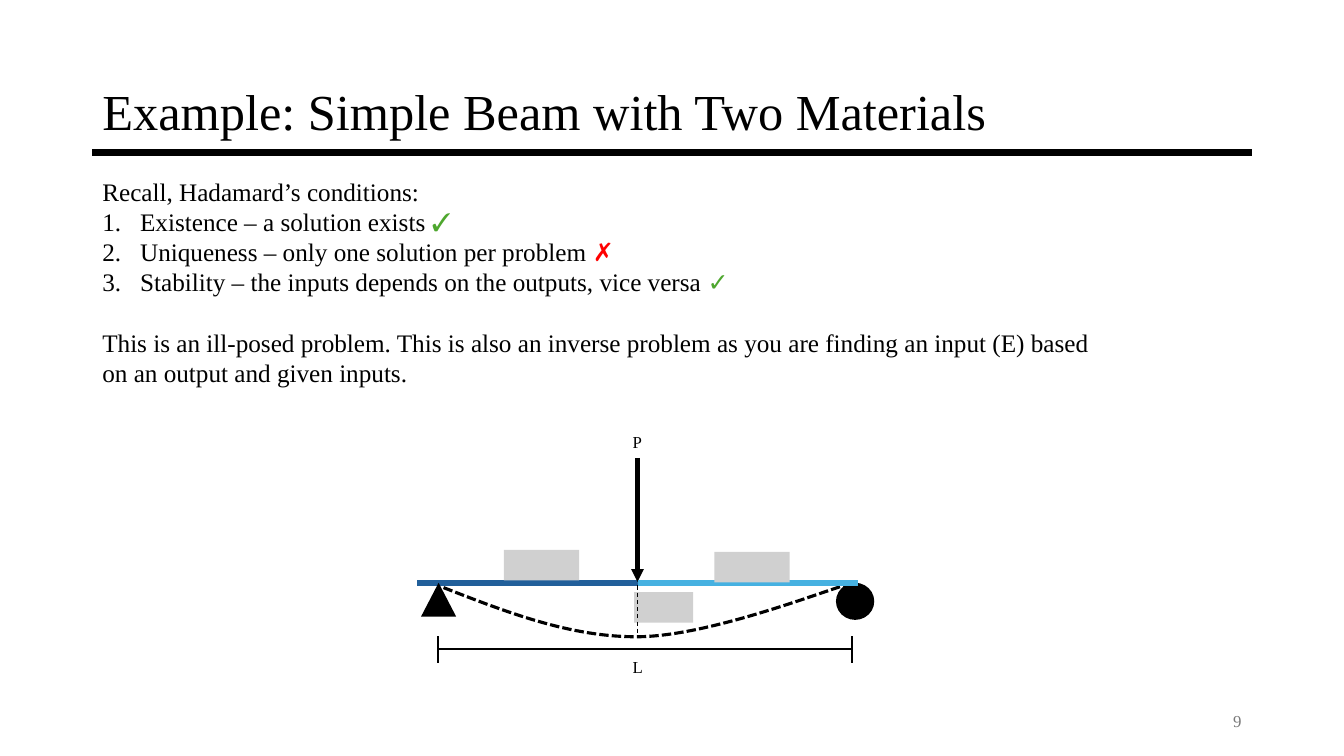
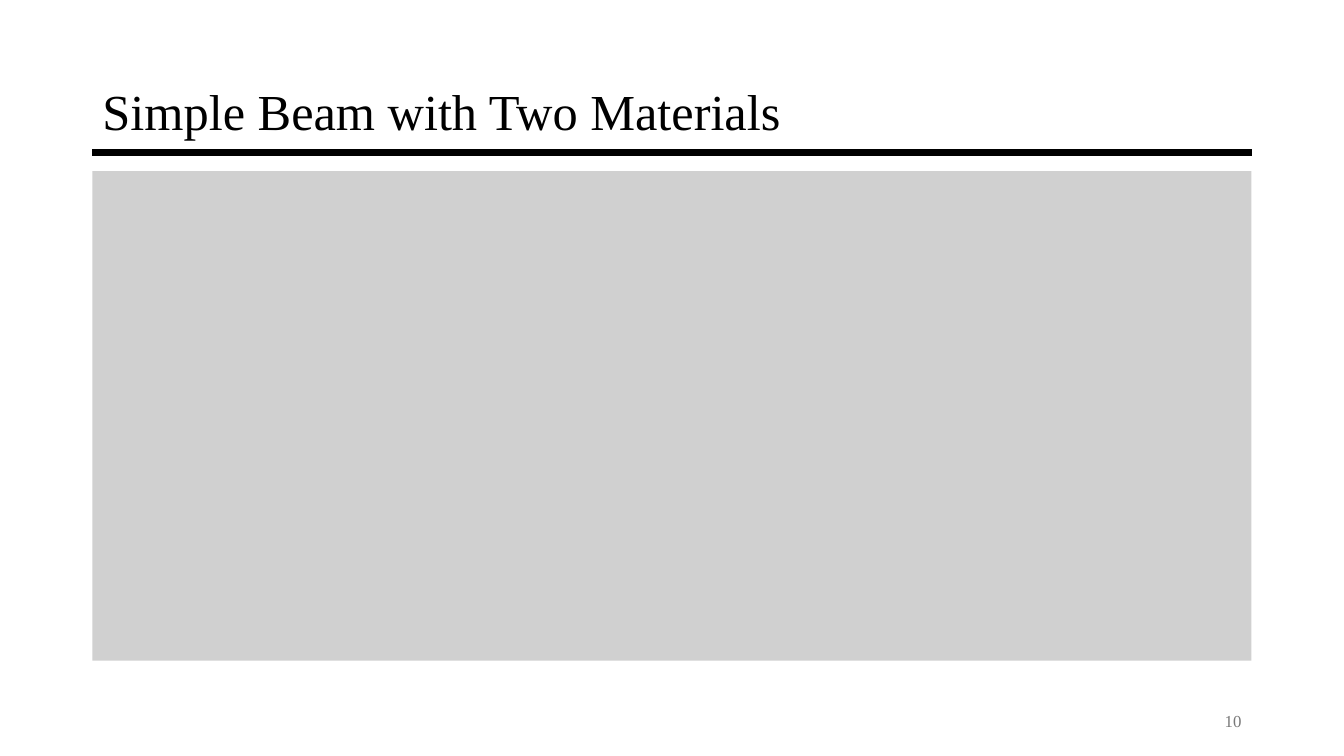
Before and after one commit to jyarch/inverse-mechanics-course, a slide deck: slide 10 of 0-Introduction/0-Introduction.pptx (slide 9 before the commit). Drawn at 1344x756 pixels with LibreOffice and Linux fonts; fonts in the diff are those of the drawing; grey boxes stand for pictures. Boxes give left, top, right and bottom in pixels: in the first picture for what was removed or moved away, otherwise in the second. Text is boxed around its words. In the diff, an @@ line names an element or a change of style, - is before the commit and + after.

Commit message:
Update 0-Introduction.pptx
Update definitions and examples for clarity and conciseness

```diff
--- a/0-Introduction/0-Introduction.pptx
+++ b/0-Introduction/0-Introduction.pptx
@@ title at [102, 95, 780, 141]: text changed @@
-Example: Simple Beam with Two Materials
+Simple Beam with Two Materials
@@ picture added at [93, 171, 1252, 661] @@
@@ text removed at [102, 183, 1088, 388] @@
-Recall, Hadamard’s conditions:
-1. Existence – a solution exists ✓
-2. Uniqueness – only one solution per problem ✗
-3. Stability – the inputs depends on the outputs, vice versa ✓
-This is an ill-posed problem. This is also an inverse problem as you are finding an input (E) based on an output and given inputs.
@@ picture added at [1052, 500, 1199, 530] @@
@@ group removed at [417, 437, 874, 673]: 6 lines, 3 pictures, 2 texts, 1 ellipse, 1 triangle, 1 arrow, 1 freeform shape @@
-L
-P
@@ page number at [1225, 716, 1242, 727]: text changed @@
-9
+10
```
Also in this commit, not shown: 6 other slides changed, 2 slides added, 1 slide removed.
